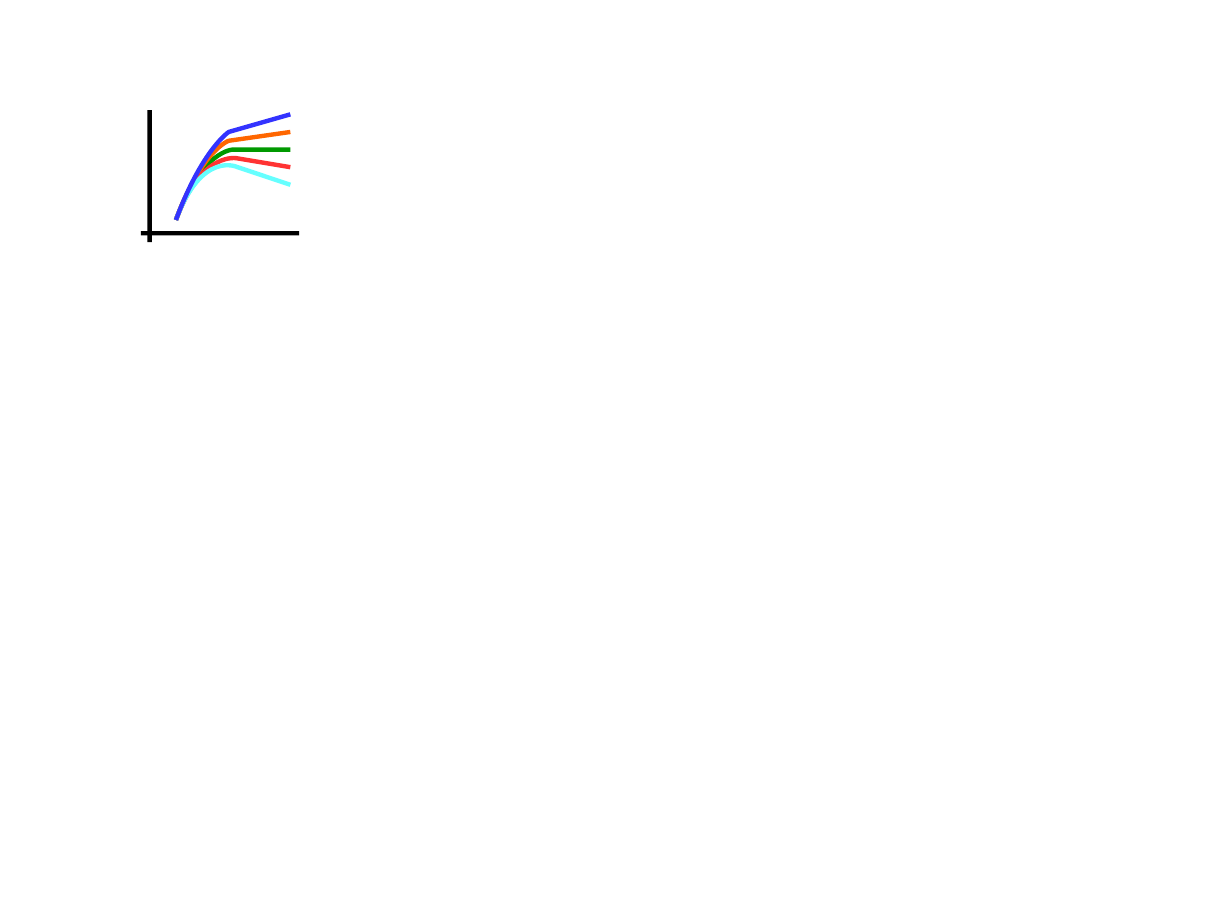
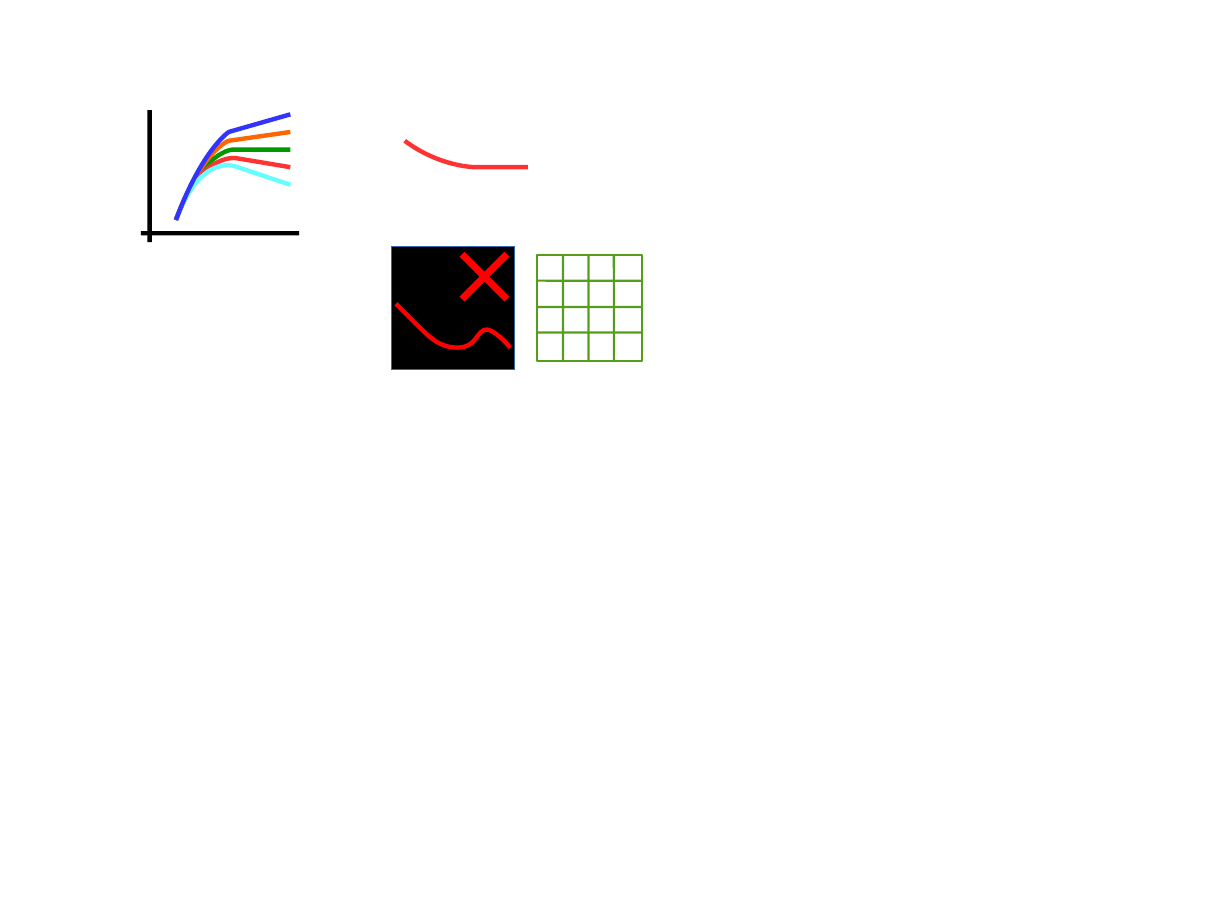
Before and after one commit to PauloCarvalhoRJ/gammaray, a slide deck: slide 11 of art/logo.odp. Drawn at 1232x924 pixels with LibreOffice and Linux fonts; fonts in the diff are those of the drawing. Boxes give left, top, right and bottom in pixels: in the first picture for what was removed or moved away, otherwise in the second. Text is boxed around its words. In the diff, an @@ line names an element or a change of style, - is before the commit and + after.

```diff
--- a/art/logo.odp
+++ b/art/logo.odp
@@ freeform shape added at (405,141,528,168), outline #FF3333 2.83 pt @@
@@ plus added at (440,232,530,322), fill #FF0000 @@
@@ rectangle added at (391,246,514,369), fill #000000, outline #3465AF 0 pt @@
@@ group added at (537,255,643,361): 6 lines, 1 rectangle @@
@@ freeform shape added at (396,304,510,348), outline #FF0000 2.83 pt @@
```
Also in this commit, not shown: 1 other slide changed, 9 other files.
